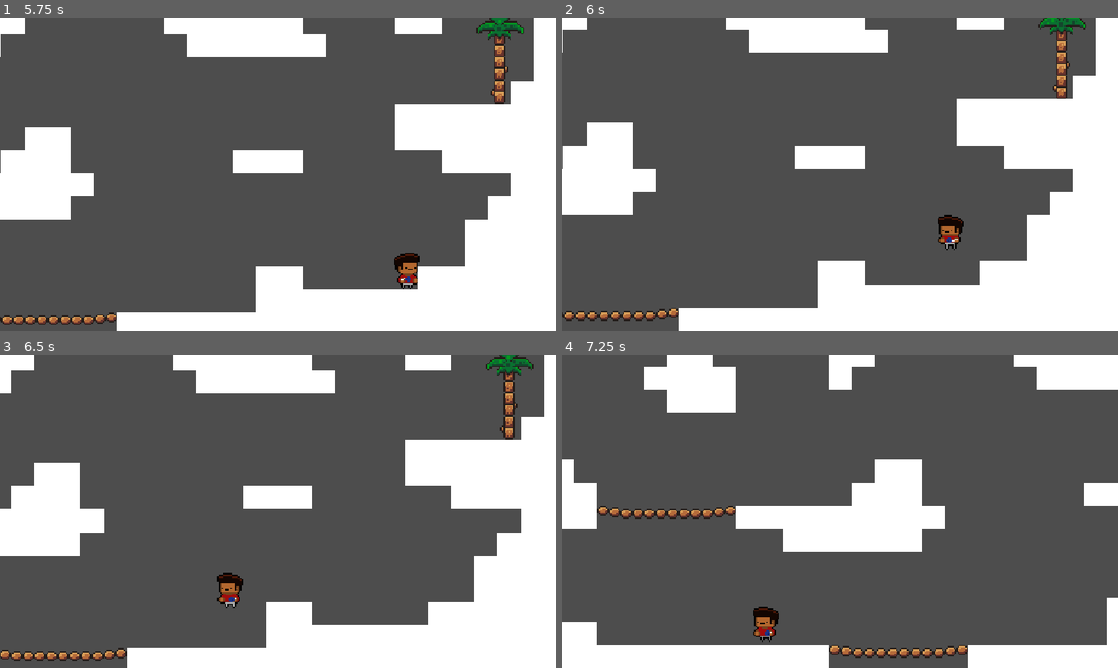
Above: before the commit, frames 1-4 (two rows, left to right).
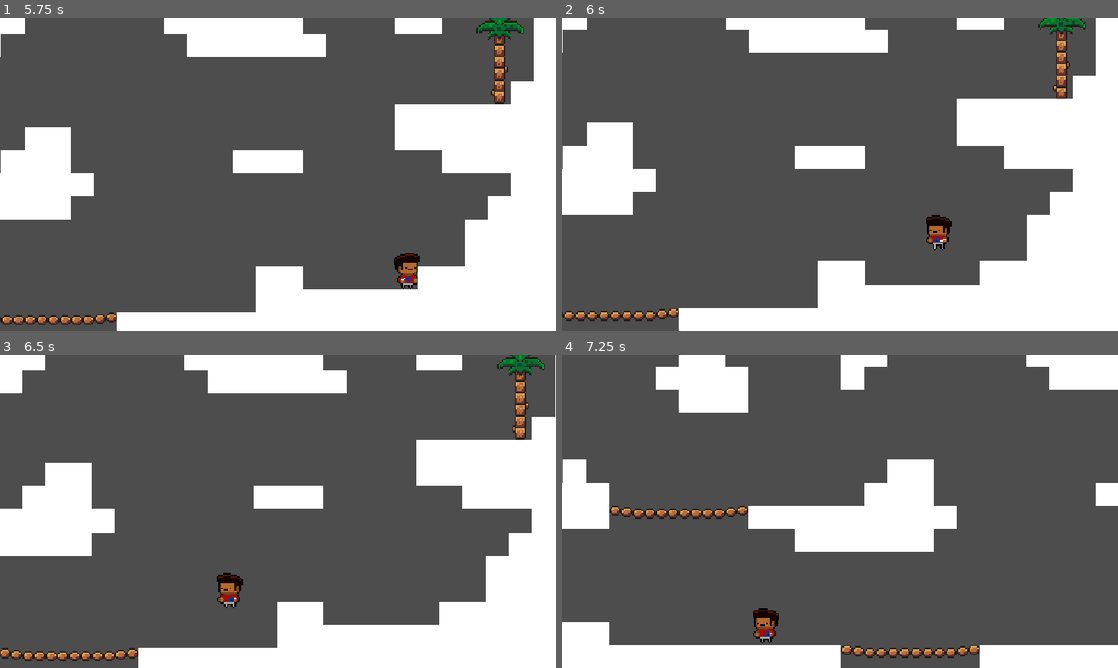
Above: after the commit, the same moments.

Repository: DaxDuggal/Resonance
Game: Godot game, scene res://scenes/game.tscn
Two runs of this game, one before a commit and one after it. Both use one fixed random seed, a clock stepped at 60 frames per second and the inputs below.
Inputs:
- Up to frame 1 (5.75 s): hold Right (move_right) 0.53-2.03 s; tap Shift (dash) at 0.6, 1.55, 2.1, 2.85, 4.35, 5.1 s; tap Space (jump) at 0.77, 0.8, 1.07, 1.35, 1.52, 1.82, 2.3, 3.02, 3.32, 3.6, 3.77, 4.07, 4.52, 4.82, 5.3 s; hold A (move_left) 2.03-2.78 s; hold Right (move_right) 2.78-4.28 s; hold A (move_left) 4.28-5.03 s; hold Right (move_right) from 5.03 s (still down)
- Up to frame 2 (6 s): release Right (move_right) at 5.78 s; hold A (move_left) from 5.78 s (still down); tap Space (jump) at 5.85 s
- Up to frame 3 (6.5 s): keep holding A (move_left); tap Space (jump) at 6.02, 6.32 s; tap Shift (dash) at 6.05 s
- Up to frame 4 (7.25 s): keep holding A (move_left); tap Shift (dash) at 6.6 s; tap Space (jump) at 6.77, 6.8, 7.07 s

Frame 1 is identical in both runs. In frame 2, 0.5% of the frame differs, in the area x 65-73%, y 62-75%; in frame 3, 5.9%, in the area x 0-100%, y 0-100%; in frame 4, 5.0%.

Commit message:
Put Dash into it's own file to allow for multiple dash types

Diff:
--- a/scenes/player.tscn
+++ b/scenes/player.tscn
@@ -2,6 +2,7 @@
 
 [ext_resource type="Texture2D" uid="uid://cj70hmg5dolau" path="res://assets/sprites/Geek-Idol.png" id="1_3vyb7"]
 [ext_resource type="Script" uid="uid://ctly85ysm2pth" path="res://scripts/player.gd" id="1_g2els"]
+[ext_resource type="Script" uid="uid://3mu6ibbvhx6y" path="res://scripts/abilities/basicDash.gd" id="3_qhqgy"]
 
 [sub_resource type="AtlasTexture" id="AtlasTexture_g2els"]
 atlas = ExtResource("1_3vyb7")
@@ -71,8 +72,11 @@
 radius = 7.0
 height = 18.0
 
-[node name="player" type="CharacterBody2D" unique_id=1802150828]
+[node name="Player" type="CharacterBody2D" unique_id=1802150828]
 script = ExtResource("1_g2els")
+wavedash_speed_mult = 1.1
+wall_bounce_velocity = -300.0
+wall_bounce_push_force = 120.0
 
 [node name="AnimatedSprite2D" type="AnimatedSprite2D" parent="." unique_id=1236738832]
 sprite_frames = SubResource("SpriteFrames_ykoa8")
@@ -82,3 +86,8 @@
 [node name="CollisionShape2D" type="CollisionShape2D" parent="." unique_id=381842412]
 position = Vector2(1, 4)
 shape = SubResource("CapsuleShape2D_ykoa8")
+
+[node name="Abilities" type="Node" parent="." unique_id=1995374008]
+
+[node name="DashAbility" type="Node" parent="Abilities" unique_id=487653241]
+script = ExtResource("3_qhqgy")
--- /dev/null
+++ b/scripts/abilities/basicDash.gd
@@ -0,0 +1,48 @@
+extends DashAbility
+class_name BasicDash
+
+@export var dash_speed := 350.0
+@export var dash_duration := 0.2
+@export var dash_end_speed := 180.0
+
+var timer := 0.0
+
+
+func start_dash(player: Player, dir: Vector2) -> void:
+	super.start_dash(player, dir)
+
+	timer = dash_duration
+	dash_velocity = dash_direction * dash_speed
+
+	player.velocity = dash_velocity
+	player.dash_available = false
+	player.dash_buffer_timer = 0.0
+	player.landing_lag_timer = 0.0
+
+
+func update_dash(player: Player, delta: float) -> void:
+	timer -= delta
+
+	dash_velocity = dash_direction * dash_speed
+	player.velocity = dash_velocity
+
+	if timer <= 0.0:
+		finish_dash(player)
+
+
+func finish_dash(player: Player) -> void:
+	is_active = false
+
+	player.velocity.x = dash_direction.x * dash_end_speed
+
+	if dash_direction.y < 0.0:
+		player.velocity.y *= 0.5
+
+	player.exit_dash_state()
+	dash_finished.emit()
+
+
+func cancel_dash(player: Player) -> void:
+	is_active = false
+	player.exit_dash_state()
+	dash_finished.emit()
--- /dev/null
+++ b/scripts/abilities/dash.gd
@@ -0,0 +1,53 @@
+extends Node
+class_name DashAbility
+
+
+signal dash_finished
+
+
+@export var allows_wavedash := true
+@export var allows_wall_bounce := true
+
+
+var is_active := false
+var dash_direction := Vector2.RIGHT
+var dash_velocity := Vector2.ZERO
+
+
+func can_start(_player: Player) -> bool:
+	return true
+
+
+func start_dash(player: Player, dir: Vector2) -> void:
+	if dir == Vector2.ZERO:
+		dir = Vector2(player.facing_direction, 0)
+
+	dash_direction = dir.normalized()
+	dash_velocity = Vector2.ZERO
+	is_active = true
+
+	player.enter_dash_state()
+
+
+func update_dash(_player: Player, _delta: float) -> void:
+	pass
+
+
+func finish_dash(player: Player) -> void:
+	is_active = false
+	player.exit_dash_state()
+	dash_finished.emit()
+
+
+func cancel_dash(player: Player) -> void:
+	is_active = false
+	player.exit_dash_state()
+	dash_finished.emit()
+
+
+func get_wavedash_direction() -> Vector2:
+	return dash_direction
+
+
+func get_wall_bounce_direction() -> Vector2:
+	return dash_direction
--- a/scripts/player.gd
+++ b/scripts/player.gd
@@ -1,323 +1,383 @@
 extends CharacterBody2D
-
-# States
-
-enum Player {
+class_name Player
+
+
+enum PlayerState {
 	NORMAL,
 	DASHING,
 	WALL_BOUNCING,
+	HURT,
+	DEAD
 }
 
-var state: Player = Player.NORMAL
-
-# Movement constants
-@onready var sprite := $AnimatedSprite2D
-const MAX_SPEED = 150.0
-const MAX_AIR_SPEED = 140.0
-const ACCELERATION = 1200.0
-const AIR_ACCELERATION = 900.0
-const FRICTION = 1200.0
-const AIR_FRICTION = 300.0
-const JUMP_VELOCITY = -300.0
-const CORNER_CORRECTION_PIXELS := 4
-const GRAVITY = 750.0
-const MAX_FALL_SPEED = 350.0  # Maximum downward velocity
-const FAST_FALL_GRAVITY_MULT := 1.5
-var can_fast_fall: bool = false
-
-# Dash
-const DASH_SPEED = 350.0
-const DASH_DURATION = 0.2
-const DASH_END_SPEED = 180.0   # Carry-over momentum
-var dash_available: bool = true
-var dash_timer: float = 0.0
-var dash_direction: Vector2 = Vector2.ZERO
-var facing_direction: int = 1  # 1 for right, -1 for left
-var dash_speed: float = DASH_SPEED # Balance supers and hypers
-const DASH_BUFFER_TIME = 0.1
-var dash_buffer_timer: float = 0.0
-
-# Wavedash
-const WAVEDASH_INPUT_WINDOW = 0.20  # Percent of a second
-var wavedash_window_timer: float = 0.0
-const WAVEDASH_BUFFER_TIME = 0.2  # Extra buffer time after wavedash
-var wavedash_buffer_timer: float = 0.0
-
-# Variable Jump Height
-const JUMP_CUT_MULTIPLIER = 0.4  # Lower = shorter min jump
-var jump_cut_disabled_timer: float = 0.0
-const WALL_BOUNCE_JUMP_CUT_DISABLE_TIME = 0.2
-
-# Coyote Time
-const COYOTE_TIME = 0.15
-var coyote_timer: float = 0.0
-
-# Jump Buffering
-const JUMP_BUFFER_TIME = 0.1
-var jump_buffer_timer: float = 0.0
-var jump_buffered: bool = false
-
-# Apex Hang
-const APEX_THRESHOLD = 40.0     # How close to the top of the jump counts as "apex"
-const APEX_GRAVITY_MULT = 0.75   # Lower = floatier apex
-
-# Assymetric Gravity
-const FALL_GRAVITY_MULT = 1.2  # Higher = snappier falls (1.5–2.2)
-
-# Landing lag
-const LANDING_LAG_TIME = 0.25
-const LANDING_MIN_FALL_SPEED = 325.0
-const LANDING_CONTROL_FACTOR = 0.33    # Control during lag (0=none, 1=full)
-var landing_lag_timer: float = 0.0
-var was_on_floor: bool = false
-var fall_speed: float = 0.0
-
-# Wall Cling
-const WALL_CLING_GRAVITY_MULT = 0.4  # Slows fall speed when on wall
-var is_next_to_wall: bool = false
-var wall_normal: Vector2 = Vector2.ZERO
-
-
-# Wall Bounce
-const WALL_BOUNCE_VELOCITY = -325.0  # Upward velocity
-const WALL_BOUNCE_PUSH_FORCE = 200.0  # Push away from wall
-const WALL_BOUNCE_WINDOW_TIME = 0.2
-const wall_bounce_control_lock_time := 0.12
-var wall_bounce_control_lock_timer: float = 0.0
-var wall_bounce_window_timer: float = 0.0
-var wall_bounce_normal: Vector2 = Vector2.ZERO
+
+var state: PlayerState = PlayerState.NORMAL
+
+
+@onready var sprite: AnimatedSprite2D = $AnimatedSprite2D
+@onready var dash_ability: DashAbility = $Abilities/DashAbility
+
+
+# ========== MOVEMENT ==========
+
+@export_group("Movement")
+@export var max_speed := 150.0
+@export var max_air_speed := 140.0
+@export var acceleration := 1200.0
+@export var air_acceleration := 900.0
+@export var friction := 1200.0
+@export var air_friction := 300.0
+
+
+# ========== JUMP / GRAVITY ==========
+
+@export_group("Jump / Gravity")
+@export var jump_velocity := -300.0
+@export var gravity := 750.0
+@export var max_fall_speed := 400.0
+@export var jump_cut_multiplier := 0.4
+@export var apex_threshold := 40.0
+@export var apex_gravity_mult := 0.75
+@export var fall_gravity_mult := 1.2
+@export var fast_fall_gravity_mult := 1.5
+
+var jump_cut_disabled_timer := 0.0
+var can_fast_fall := false
+
+const WALL_BOUNCE_JUMP_CUT_DISABLE_TIME := 0.2
+
+
+# ========== COYOTE / BUFFER ==========
+
+@export_group("Coyote / Buffer")
+@export var coyote_time := 0.15
+@export var jump_buffer_time := 0.1
+@export var dash_buffer_time := 0.1
+
+var coyote_timer := 0.0
+var jump_buffer_timer := 0.0
+var jump_buffered := false
+var dash_buffer_timer := 0.0
+
+
+# ========== DASH ==========
+
+var dash_available := true
+var facing_direction := 1
+
+
+# ========== WAVEDASH ==========
+
+@export_group("Wavedash")
+@export var wavedash_input_window := 0.2
+@export var wavedash_buffer_time := 0.2
+@export var wavedash_speed_mult := 1.3
+@export var wavedash_jump_velocity := -250.0
+
+var wavedash_window_timer := 0.0
+var wavedash_buffer_timer := 0.0
+
+
+# ========== LANDING LAG ==========
+
+@export_group("Landing Lag")
+@export var landing_lag_time := 0.18
+@export var landing_min_fall_speed := 350.0
+@export var landing_control_factor := 0.5
+
+var landing_lag_timer := 0.0
+var was_on_floor := false
+var fall_speed := 0.0
+
+
+# ========== WALL CLING ==========
+
+@export_group("Wall")
+@export var wall_cling_gravity_mult := 0.4
+@export var wall_cling_max_fall_speed := 120.0
+
+var is_next_to_wall := false
+var wall_normal := Vector2.ZERO
+
+
+# ========== WALL BOUNCE ==========
+
+@export var wall_bounce_velocity := -350.0
+@export var wall_bounce_push_force := 300.0
+@export var wall_bounce_window_time := 0.2
+@export var wall_bounce_control_lock_time := 0.12
+
+var wall_bounce_window_timer := 0.0
+var wall_bounce_normal := Vector2.ZERO
+var wall_bounce_control_lock_timer := 0.0
+
+
+# ========== ASSISTS ==========
+
+@export_group("Assists")
+@export var corner_correction_pixels := 4
+
 
 func _physics_process(delta: float) -> void:
-
 	var input_x := Input.get_axis("move_left", "move_right")
 	var input_y := Input.get_axis("move_up", "move_down")
+
 	var jump_pressed := Input.is_action_just_pressed("jump")
 	var jump_released := Input.is_action_just_released("jump")
 	var dash_pressed := Input.is_action_just_pressed("dash")
+
+	var jump_consumed := false
 	var grounded := is_on_floor()
 
-	var jump_consumed := false
+
+	# ========== INPUT BUFFERS ==========
 
 	if dash_pressed:
-		dash_buffer_timer = DASH_BUFFER_TIME
-
-	# ========== DASH ==========
-	if dash_buffer_timer > 0.0 and dash_available and state != Player.DASHING:
-		start_dash(Vector2(input_x, input_y))
-
-	if state == Player.DASHING:
-		dash_timer -= delta
-		velocity = dash_direction * dash_speed
-
-	# ========== WAVEDASH ==========
-		if dash_direction.y > 0 and dash_direction.x != 0 and grounded:
-			wavedash_window_timer = WAVEDASH_INPUT_WINDOW
-
-			# Wavedash triggers if jump is pressed within the window
-		if wavedash_window_timer > 0 and jump_pressed and not jump_consumed:
-			state = Player.NORMAL
-
-			var wavedash_speed = dash_speed * 1.1
-			var wavedash_jump_velocity = -250.0
-
-			var wavedash_direction = input_x if input_x != 0 else dash_direction.x
-
-			velocity.x = wavedash_direction * wavedash_speed
-			velocity.y = wavedash_jump_velocity
-			coyote_timer = 0.0
-			dash_available = true
-			wavedash_window_timer = 0.0
-			wavedash_buffer_timer = WAVEDASH_BUFFER_TIME
-			jump_consumed = true
-			jump_buffered = false
-
-	# ========== DASH ==========
-		elif dash_timer <= 0:
-			end_dash()
+		dash_buffer_timer = dash_buffer_time
+
+	if jump_pressed:
+		if not (state == PlayerState.DASHING and not grounded) or is_next_to_wall:
+			jump_buffered = true
+			jump_buffer_timer = wavedash_buffer_time if wavedash_buffer_timer > 0.0 else jump_buffer_time
+
+
+	# ========== DASH START ==========
+
+	if dash_buffer_timer > 0.0 and dash_available and state != PlayerState.DASHING:
+		var dash_dir := Vector2(input_x, input_y)
+
+		if dash_dir == Vector2.ZERO:
+			dash_dir = Vector2(facing_direction, 0)
+
+		if dash_dir.x != 0.0:
+			facing_direction = int(sign(dash_dir.x))
+
+		if dash_ability.can_start(self):
+			dash_ability.start_dash(self, dash_dir)
+			dash_buffer_timer = 0.0
+
+
+	# ========== DASH / NORMAL MOVEMENT ==========
+
+	if state == PlayerState.DASHING:
+		dash_ability.update_dash(self, delta)
+
+		if dash_ability.allows_wavedash:
+			var wavedash_dir := dash_ability.get_wavedash_direction()
+
+			if wavedash_dir.y > 0.0 and wavedash_dir.x != 0.0 and grounded:
+				wavedash_window_timer = wavedash_input_window
+
 	else:
-
-		# ========== HORIZONTAL MOVEMENT ==========
 		var direction := input_x
-		var accel := ACCELERATION if grounded else AIR_ACCELERATION
-		var fric := FRICTION if grounded else AIR_FRICTION
-
-		# Update facing direction when moving
-		if direction != 0:
+		var accel := acceleration if grounded else air_acceleration
+		var fric := friction if grounded else air_friction
+
+		if direction != 0.0:
 			facing_direction = int(sign(direction))
 
-		# During landing lag, soften control instead of forcing a stop
-		if landing_lag_timer > 0:
-			accel *= LANDING_CONTROL_FACTOR
-			fric *= LANDING_CONTROL_FACTOR
-
-		var max_spd: float = MAX_SPEED if grounded else MAX_AIR_SPEED
+		if landing_lag_timer > 0.0:
+			accel *= landing_control_factor
+			fric *= landing_control_factor
+
+		var max_spd := max_speed if grounded else max_air_speed
 		var target_speed := direction * max_spd
 
 		if wall_bounce_control_lock_timer <= 0.0:
-			if direction != 0:
+			if direction != 0.0:
 				if abs(velocity.x) > max_spd and sign(velocity.x) == sign(direction):
 					velocity.x = move_toward(velocity.x, target_speed, accel * 0.25 * delta)
 				else:
 					velocity.x = move_toward(velocity.x, target_speed, accel * delta)
 			else:
-				velocity.x = move_toward(velocity.x, 0, fric * delta)
-
-	# ========== JUMP BUFFER ==========
-	if jump_pressed and not jump_consumed:
-		if not (state == Player.DASHING and not grounded) or is_next_to_wall:
-			jump_buffered = true
-			jump_buffer_timer = WAVEDASH_BUFFER_TIME if wavedash_buffer_timer > 0.0 else JUMP_BUFFER_TIME
+				velocity.x = move_toward(velocity.x, 0.0, fric * delta)
+
+
+	# ========== WAVEDASH ==========
+
+	if wavedash_window_timer > 0.0 and jump_pressed and not jump_consumed:
+		dash_ability.cancel_dash(self)
+
+		var dash_dir := dash_ability.get_wavedash_direction()
+		var wavedash_direction := input_x if input_x != 0.0 else dash_dir.x
+		var wavedash_speed := dash_ability.dash_velocity.length() * wavedash_speed_mult
+
+		velocity.x = wavedash_direction * wavedash_speed
+		velocity.y = wavedash_jump_velocity
+
+		coyote_timer = 0.0
+		dash_available = true
+		wavedash_window_timer = 0.0
+		wavedash_buffer_timer = wavedash_buffer_time
+
+		jump_consumed = true
+		jump_buffered = false
+
 
 	# ========== JUMP EXECUTION ==========
-	# Execute immediately if we land/can jump, regardless of when buffered
-	if jump_buffered and (grounded or coyote_timer > 0) and not (state == Player.DASHING and not grounded):
-		velocity.y = JUMP_VELOCITY
+
+	if jump_buffered and (grounded or coyote_timer > 0.0) and not (state == PlayerState.DASHING and not grounded):
+		velocity.y = jump_velocity
+
 		jump_buffered = false
 		coyote_timer = 0.0
 		landing_lag_timer = 0.0
-		state = Player.NORMAL
-	# Variable Jump Height
-	if jump_released and velocity.y < -100 and state != Player.DASHING and jump_cut_disabled_timer <= 0.0:
-		velocity.y *= JUMP_CUT_MULTIPLIER
+		state = PlayerState.NORMAL
+
+
+	# ========== VARIABLE JUMP HEIGHT ==========
+
+	if jump_released and velocity.y < -100.0 and state != PlayerState.DASHING and jump_cut_disabled_timer <= 0.0:
+		velocity.y *= jump_cut_multiplier
+
 
 	# ========== GRAVITY ==========
+
 	if not grounded:
 		var gravity_mult := 1.0
-		if abs(velocity.y) < APEX_THRESHOLD:
-			gravity_mult = APEX_GRAVITY_MULT
-		elif velocity.y > 0:
-			gravity_mult = FALL_GRAVITY_MULT
-			if can_fast_fall and input_y > 0 and abs(input_x) < 0.1:
-				gravity_mult *= FAST_FALL_GRAVITY_MULT
-
-		var pushing_into_wall = (
-			(wall_normal.x < 0 and input_x > 0) or
-			(wall_normal.x > 0 and input_x < 0)
+
+		if abs(velocity.y) < apex_threshold:
+			gravity_mult = apex_gravity_mult
+
+		elif velocity.y > 0.0:
+			gravity_mult = fall_gravity_mult
+
+			if can_fast_fall and input_y > 0.0 and abs(input_x) < 0.1:
+				gravity_mult *= fast_fall_gravity_mult
+
+		var pushing_into_wall := (
+			(wall_normal.x < 0.0 and input_x > 0.0)
+			or
+			(wall_normal.x > 0.0 and input_x < 0.0)
 		)
 
-		# ========== WALL CLING ==========
-		if is_next_to_wall and velocity.y > 0 and pushing_into_wall:
-			gravity_mult *= WALL_CLING_GRAVITY_MULT # +
-			velocity.y = min(velocity.y, 120.0)
-
-		velocity.y += GRAVITY * gravity_mult * delta
-		velocity.y = min(velocity.y, MAX_FALL_SPEED)
+		if is_next_to_wall and velocity.y > 0.0 and pushing_into_wall:
+			gravity_mult *= wall_cling_gravity_mult
+			velocity.y = min(velocity.y, wall_cling_max_fall_speed)
+
+		velocity.y += gravity * gravity_mult * delta
+		velocity.y = min(velocity.y, max_fall_speed)
+
 
 	# ========== LANDING LAG ==========
 
 	if grounded and not was_on_floor:
-		if fall_speed >= LANDING_MIN_FALL_SPEED and state != Player.DASHING:
-			landing_lag_timer = LANDING_LAG_TIME
-
-	if landing_lag_timer > 0:
-		landing_lag_timer -= delta
+		if fall_speed >= landing_min_fall_speed and state != PlayerState.DASHING:
+			landing_lag_timer = landing_lag_time
 
 	was_on_floor = grounded
 
+
 	# ========== WALL DETECTION ==========
-	# Check if next to a wall
-	var collision_count = get_slide_collision_count()
-	is_next_to_wall = false
-	if collision_count > 0:
-		for i in range(collision_count):
-			var collision = get_slide_collision(i)
-			var normal = collision.get_normal()
-			# Wall collision is when normal is mostly horizontal
-			if abs(normal.x) > 0.5 and abs(normal.y) < 0.5:
-				is_next_to_wall = true
-				wall_normal = normal
-				break
+
+	update_wall_detection()
+
+
+	# ========== WALL BOUNCE WINDOW ==========
+
+	if dash_ability.allows_wall_bounce and is_next_to_wall and not grounded and state == PlayerState.DASHING:
+		var wall_bounce_dir := dash_ability.get_wall_bounce_direction()
+
+		if wall_bounce_dir.y < 0.0:
+			wall_bounce_window_timer = wall_bounce_window_time
+			wall_bounce_normal = wall_normal
+
 
 	# ========== WALL BOUNCE ==========
-	if is_next_to_wall and not grounded and state == Player.DASHING and dash_direction.y < 0 and jump_pressed:
-		wall_bounce_window_timer = WALL_BOUNCE_WINDOW_TIME
-		wall_bounce_normal = wall_normal
-		var push_direction = int(sign(wall_normal.x))
-		velocity.x = push_direction * WALL_BOUNCE_PUSH_FORCE
-		velocity.y = WALL_BOUNCE_VELOCITY
+
+	if jump_pressed and not jump_consumed and wall_bounce_window_timer > 0.0:
+		dash_ability.cancel_dash(self)
+
+		var push_direction := int(sign(wall_bounce_normal.x))
+		print("wall bounce normal: ", wall_bounce_normal, " push force: ", wall_bounce_push_force)
+		velocity.x = push_direction * wall_bounce_push_force
+		velocity.y = wall_bounce_velocity
 
 		jump_cut_disabled_timer = WALL_BOUNCE_JUMP_CUT_DISABLE_TIME
 		wall_bounce_control_lock_timer = wall_bounce_control_lock_time
-		state = Player.WALL_BOUNCING
 
 		jump_buffered = false
 		dash_available = true
-		state = Player.NORMAL
+		state = PlayerState.WALL_BOUNCING
 		coyote_timer = 0.0
 		wall_bounce_window_timer = 0.0
 		jump_consumed = true
 
-	# ========== COYOTE TIME ==========
+
+	# ========== COYOTE / DASH REFRESH ==========
+
 	if grounded:
+		coyote_timer = coyote_time
 		dash_available = true
-		coyote_timer = COYOTE_TIME
-		can_fast_fall = true
+		can_fast_fall = false
+
 	else:
-		coyote_timer -= delta
-		if input_y <= 0:
+		coyote_timer = tick_timer(coyote_timer, delta)
+
+		if input_y <= 0.0:
 			can_fast_fall = true
 
 
+	# ========== TIMERS ==========
+
 	if jump_buffered:
-		jump_buffer_timer -= delta
-		if jump_buffer_timer <= 0:
+		jump_buffer_timer = tick_timer(jump_buffer_timer, delta)
+
+		if jump_buffer_timer <= 0.0:
 			jump_buffered = false
 
+	landing_lag_timer = tick_timer(landing_lag_timer, delta)
+	wavedash_window_timer = tick_timer(wavedash_window_timer, delta)
+	wavedash_buffer_timer = tick_timer(wavedash_buffer_timer, delta)
+	wall_bounce_window_timer = tick_timer(wall_bounce_window_timer, delta)
+	jump_cut_disabled_timer = tick_timer(jump_cut_disabled_timer, delta)
+	dash_buffer_timer = tick_timer(dash_buffer_timer, delta)
+
 	if wall_bounce_control_lock_timer > 0.0:
-		wall_bounce_control_lock_timer -= delta
-		if wall_bounce_control_lock_timer <= 0.0 and state == Player.WALL_BOUNCING:
-			state = Player.NORMAL
-
-	if dash_buffer_timer > 0.0:
-		dash_buffer_timer -= delta
-
-	if wavedash_buffer_timer > 0.0:
-		wavedash_buffer_timer -= delta
-
-	if wavedash_window_timer > 0:
-		wavedash_window_timer -= delta
-
-	if wall_bounce_window_timer > 0.0:
-		wall_bounce_window_timer -= delta
-
-	if jump_cut_disabled_timer > 0.0:
-		jump_cut_disabled_timer -= delta
-
-	# ========== SPRITE FLIP ==========
+		wall_bounce_control_lock_timer = tick_timer(wall_bounce_control_lock_timer, delta)
+
+		if wall_bounce_control_lock_timer <= 0.0 and state == PlayerState.WALL_BOUNCING:
+			state = PlayerState.NORMAL
+
+
+	# ========== SPRITE ==========
+
 	sprite.flip_h = facing_direction == -1
 
+
+	# ========== CORNER CORRECTION ==========
+
+	apply_corner_correction(delta, input_x)
+
+
 	# ========== APPLY MOVEMENT ==========
+
 	fall_speed = velocity.y
 	move_and_slide()
 
-func start_dash(dir: Vector2) -> void:
-	if dir == Vector2.ZERO:
-		dir = Vector2(facing_direction, 0)
-	elif dir.x != 0:
-		facing_direction = int(sign(dir.x))
-
-	dash_direction = dir.normalized()
-	state = Player.DASHING
-	dash_timer = DASH_DURATION
-	dash_available = false
-	dash_buffer_timer = 0.0
-	landing_lag_timer = 0.0
-
-func end_dash() -> void:
-	state = Player.NORMAL
-	velocity.x = dash_direction.x * DASH_END_SPEED
-
-	if dash_direction.y < 0:
-		velocity.y *= 0.5
+
+func update_wall_detection() -> void:
+	is_next_to_wall = false
+	wall_normal = Vector2.ZERO
+
+	var collision_count := get_slide_collision_count()
+
+	for i in range(collision_count):
+		var collision := get_slide_collision(i)
+		var normal := collision.get_normal()
+
+		if abs(normal.x) > 0.5 and abs(normal.y) < 0.5:
+			is_next_to_wall = true
+			wall_normal = normal
+			return
+
 
 func apply_corner_correction(delta: float, input_x: float) -> void:
-	# Only correct while moving upward.
 	if velocity.y >= 0.0:
 		return
 
 	var vertical_motion := Vector2(0.0, velocity.y * delta)
 
-	# Only try correction if our upward motion would hit something.
 	if not test_move(global_transform, vertical_motion):
 		return
 
@@ -331,18 +391,29 @@
 	if preferred_dir != 0:
 		directions = [preferred_dir, -preferred_dir]
 
-	for amount in range(1, CORNER_CORRECTION_PIXELS + 1):
+	for amount in range(1, corner_correction_pixels + 1):
 		for dir in directions:
 			var offset := Vector2(dir * amount, 0.0)
 
-			# First check that we can move sideways into this correction position.
 			if test_move(global_transform, offset):
 				continue
 
-			# Then check that upward movement would be clear from that corrected position.
 			var corrected_transform := global_transform
 			corrected_transform.origin += offset
 
 			if not test_move(corrected_transform, vertical_motion):
 				global_position.x += offset.x
 				return
+
+
+func tick_timer(timer: float, delta: float) -> float:
+	return maxf(timer - delta, 0.0)
+
+
+func enter_dash_state() -> void:
+	state = PlayerState.DASHING
+
+
+func exit_dash_state() -> void:
+	if state == PlayerState.DASHING:
+		state = PlayerState.NORMAL
Not shown, added: scripts/abilities/basicDash.gd.uid
Not shown, added: scripts/abilities/dash.gd.uid
